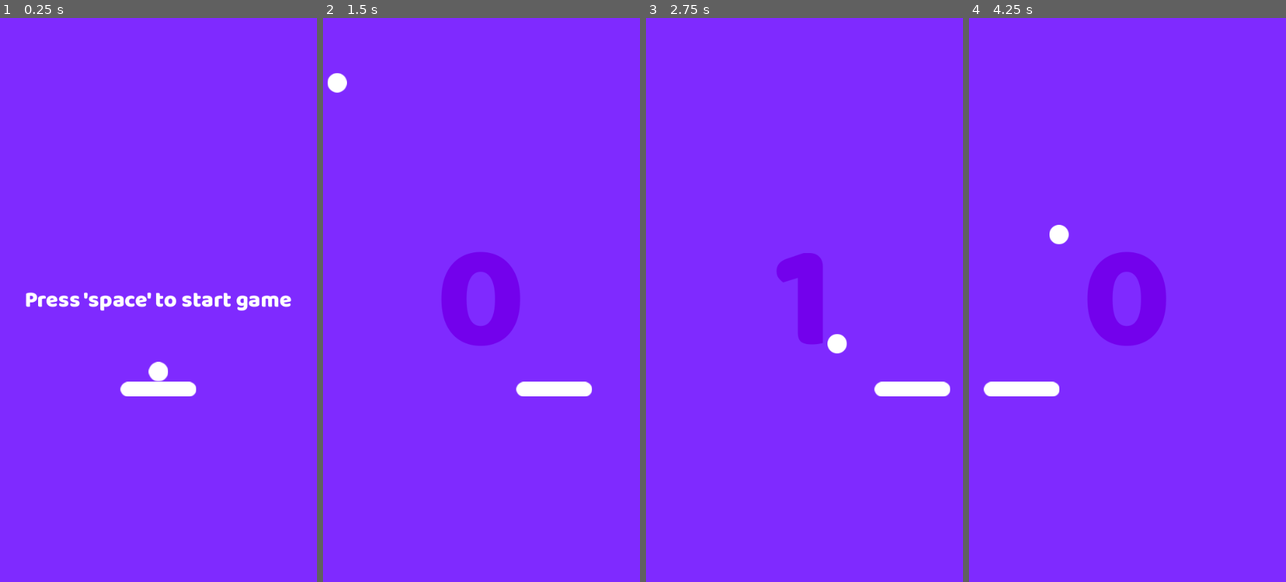
Above: before the commit, frames 1-4 (left to right).
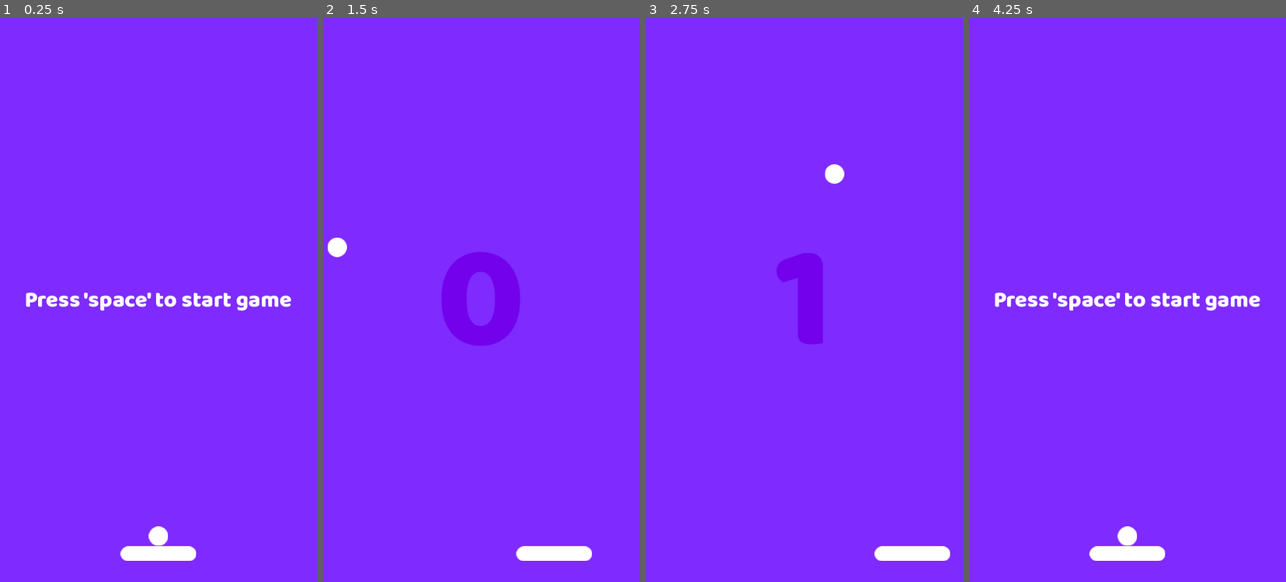
Above: after the commit, the same moments.

Repository: devmoreir4/space-pong
Game: Godot game, scene res://scenes/game.tscn
The game is run twice, just before and just after one commit, with the same random seed, the same clock (stepped at 60 frames per second) and the same inputs.
Inputs:
- Up to frame 1 (0.25 s): no input
- Up to frame 2 (1.5 s): tap Space at 0.5 s; hold Right (ui_right) 0.53-1.28 s; tap Enter (ui_accept) at 0.77 s; hold Left (ui_left) from 1.28 s (still down)
- Up to frame 3 (2.75 s): tap Enter (ui_accept) at 1.52 s; release Left (ui_left) at 2.03 s; hold Right (ui_right) from 2.03 s (still down)
- Up to frame 4 (4.25 s): tap Enter (ui_accept) at 3.02, 3.77 s; release Right (ui_right) at 3.53 s; hold Left (ui_left) from 3.53 s (still down)

The runs differ from the first frame. In frame 1, 1.6% of the frame differs, in the area x 37-62%, y 60-97%; in frame 2, 1.6%; in frame 3, 1.6%; in frame 4, 5.2%, in the area x 4-92%, y 36-97%.

Commit message:
feat: organizing project images

Diff:
--- a/scenes/asteroid.tscn
+++ b/scenes/asteroid.tscn
@@ -1,7 +1,7 @@
 [gd_scene load_steps=4 format=3 uid="uid://bi2yquoper4ad"]
 
 [ext_resource type="Script" path="res://scripts/asteroid.gd" id="1_1f2ia"]
-[ext_resource type="Texture2D" uid="uid://crl2g43pffb28" path="res://assets/Asteroide1.png" id="1_bv1o4"]
+[ext_resource type="Texture2D" uid="uid://crl2g43pffb28" path="res://assets/images/Asteroide1.png" id="2_lvuyf"]
 
 [sub_resource type="CircleShape2D" id="CircleShape2D_dgfq8"]
 radius = 41.0488
@@ -12,7 +12,7 @@
 script = ExtResource("1_1f2ia")
 
 [node name="Sprite2D" type="Sprite2D" parent="."]
-texture = ExtResource("1_bv1o4")
+texture = ExtResource("2_lvuyf")
 
 [node name="CollisionShape2D" type="CollisionShape2D" parent="."]
 position = Vector2(0, 1)
--- a/scenes/ball.tscn
+++ b/scenes/ball.tscn
@@ -1,7 +1,7 @@
 [gd_scene load_steps=4 format=3 uid="uid://se4rfnlt3sms"]
 
 [ext_resource type="Script" path="res://scripts/ball.gd" id="1_d1pjg"]
-[ext_resource type="Texture2D" uid="uid://dd3jqravjp6ex" path="res://assets/Bola.png" id="1_mnl0y"]
+[ext_resource type="Texture2D" uid="uid://dd3jqravjp6ex" path="res://assets/images/Bola.png" id="1_mnl0y"]
 
 [sub_resource type="CircleShape2D" id="CircleShape2D_ltrtn"]
 radius = 17.0
--- a/scenes/game.tscn
+++ b/scenes/game.tscn
@@ -1,7 +1,7 @@
 [gd_scene load_steps=11 format=3 uid="uid://bgux6yoa27pn7"]
 
 [ext_resource type="Script" path="res://scripts/game.gd" id="1_armd4"]
-[ext_resource type="Texture2D" uid="uid://dho0aje41r3ev" path="res://assets/Fundo1.png" id="1_ur4to"]
+[ext_resource type="Texture2D" uid="uid://dho0aje41r3ev" path="res://assets/images/Fundo1.png" id="1_ur4to"]
 [ext_resource type="PackedScene" uid="uid://d2g24gi0wut1t" path="res://scenes/player.tscn" id="2_4ccv2"]
 [ext_resource type="PackedScene" uid="uid://se4rfnlt3sms" path="res://scenes/ball.tscn" id="3_1u5ni"]
 [ext_resource type="FontFile" uid="uid://c1okgon3peiy8" path="res://assets/fonts/Baloo_Thambi_2/static/BalooThambi2-ExtraBold.ttf" id="3_4fyju"]
@@ -41,7 +41,7 @@
 vertical_alignment = 1
 
 [node name="Player" parent="." instance=ExtResource("2_4ccv2")]
-position = Vector2(270, 632)
+position = Vector2(270, 912)
 
 [node name="Walls" type="Node2D" parent="."]
 
@@ -82,7 +82,7 @@
 
 [node name="Ball" parent="." instance=ExtResource("3_1u5ni")]
 z_index = 1
-position = Vector2(270, 602)
+position = Vector2(270, 882)
 
 [node name="Tutorial" type="Label" parent="."]
 offset_right = 540.0
--- a/scenes/player.tscn
+++ b/scenes/player.tscn
@@ -1,6 +1,6 @@
 [gd_scene load_steps=4 format=3 uid="uid://d2g24gi0wut1t"]
 
-[ext_resource type="Texture2D" uid="uid://dj0nd0tcia5el" path="res://assets/Raquete.png" id="1_oc4xx"]
+[ext_resource type="Texture2D" uid="uid://dj0nd0tcia5el" path="res://assets/images/Raquete.png" id="1_oc4xx"]
 [ext_resource type="Script" path="res://scripts/player.gd" id="1_vj6e1"]
 
 [sub_resource type="CapsuleShape2D" id="CapsuleShape2D_wuyqt"]
--- a/scripts/game.gd
+++ b/scripts/game.gd
@@ -52,21 +52,21 @@
 
 func preload_resources():
 	resource_asteroids = {
-		"asteroid1" : preload("res://assets/Asteroide1.png"),
-		"asteroid2" : preload("res://assets/Asteroide2.png"),
-		"asteroid3" : preload("res://assets/Asteroide3.png"),
-		"asteroid4" : preload("res://assets/Asteroide4.png"),
-		"asteroid5" : preload("res://assets/Asteroide5.png"),
-		"asteroid6" : preload("res://assets/Asteroide6.png")
+		"asteroid1" : preload("res://assets/images/Asteroide1.png"),
+		"asteroid2" : preload("res://assets/images/Asteroide2.png"),
+		"asteroid3" : preload("res://assets/images/Asteroide3.png"),
+		"asteroid4" : preload("res://assets/images/Asteroide4.png"),
+		"asteroid5" : preload("res://assets/images/Asteroide5.png"),
+		"asteroid6" : preload("res://assets/images/Asteroide6.png")
 	}
 
 	resource_background = {
-		"background1" : preload("res://assets/Fundo1.png"),
-		"background2" : preload("res://assets/Fundo2.png"),
-		"background3" : preload("res://assets/Fundo3.png"),
-		"background4" : preload("res://assets/Fundo4.png"),
-		"background5" : preload("res://assets/Fundo5.png"),
-		"background6" : preload("res://assets/Fundo6.png")
+		"background1" : preload("res://assets/images/Fundo1.png"),
+		"background2" : preload("res://assets/images/Fundo2.png"),
+		"background3" : preload("res://assets/images/Fundo3.png"),
+		"background4" : preload("res://assets/images/Fundo4.png"),
+		"background5" : preload("res://assets/images/Fundo5.png"),
+		"background6" : preload("res://assets/images/Fundo6.png")
 	}
 
 	resource_colors_label = {
Renamed: assets/Asteroide1.png -> assets/images/Asteroide1.png
Not shown, changed: assets/images/Asteroide1.png.import
Renamed: assets/Asteroide2.png -> assets/images/Asteroide2.png
Not shown, changed: assets/images/Asteroide2.png.import
Renamed: assets/Asteroide3.png -> assets/images/Asteroide3.png
Not shown, changed: assets/images/Asteroide3.png.import
Renamed: assets/Asteroide4.png -> assets/images/Asteroide4.png
Not shown, changed: assets/images/Asteroide4.png.import
Renamed: assets/Asteroide5.png -> assets/images/Asteroide5.png
Not shown, changed: assets/images/Asteroide5.png.import
Renamed: assets/Asteroide6.png -> assets/images/Asteroide6.png
Not shown, changed: assets/images/Asteroide6.png.import
(and 16 more such lines)
